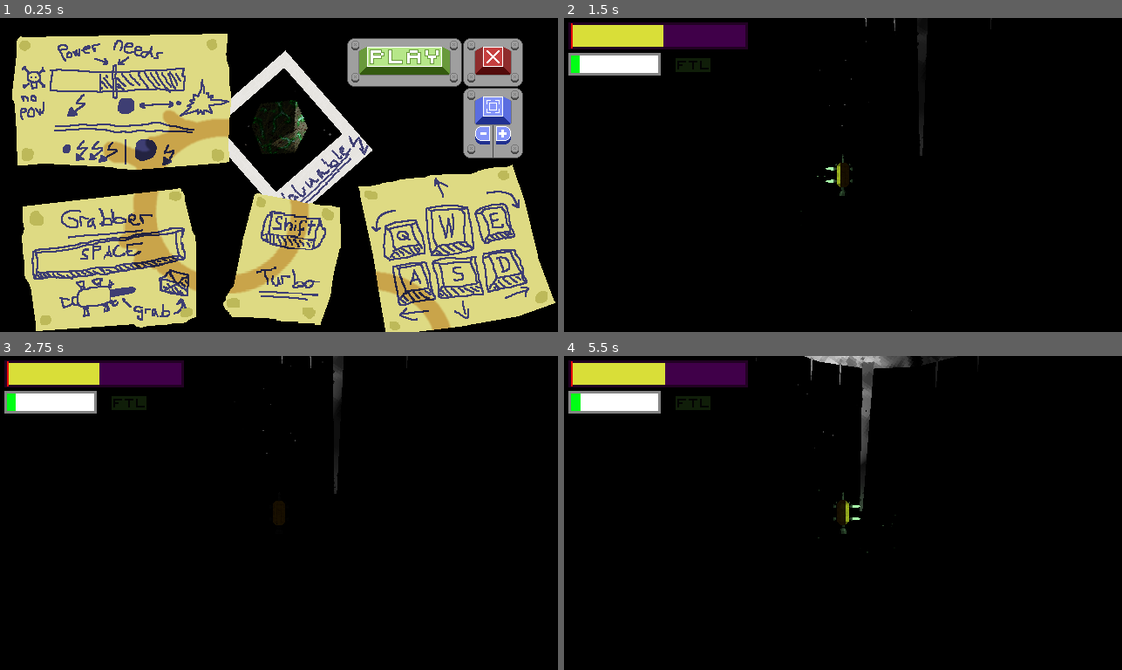
Above: before the commit, frames 1-4 (two rows, left to right).
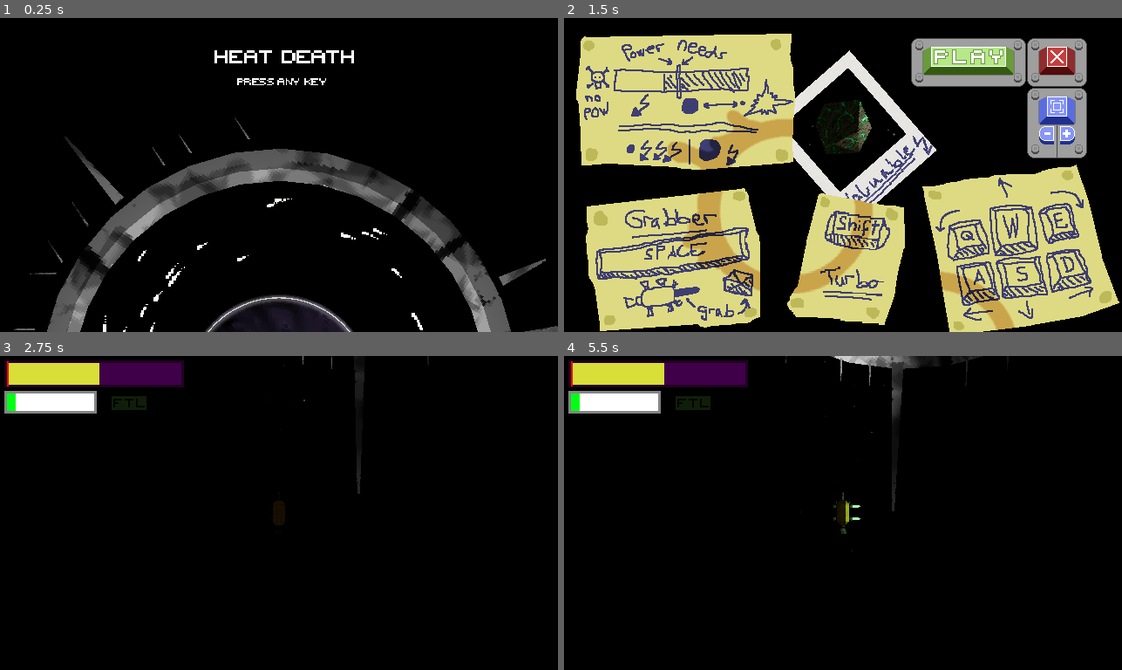
Above: after the commit, the same moments.

Repository: Fl0xy/Ludum_Dare_50
Game: Godot game, scene res://TitleScreen.tscn
Same seed, same stepped clock (60 frames per second), same inputs: the game is played once before the commit and once after it. Before the commit the project starts from res://StartMenu.tscn. Sound files missing from this copy of the repository are replaced by a short silence.
Inputs (mouse positions are in pixels of both pictures, inside the frame that each line leads up to):
- Up to frame 1 (0.25 s): no input
- Up to frame 2 (1.5 s): click (965, 61) at 0.52 s; tap Enter (ui_accept) at 1.25 s; hold Right (ui_right) from 1.28 s (still down)
- Up to frame 3 (2.75 s): tap Enter (ui_accept) at 1.52 s; release Right (ui_right) at 2 s; click (401, 399) at 2.02 s
- Up to frame 4 (5.5 s): hold Down (ui_down) 2.78-3.53 s; tap Enter (ui_accept) at 3.02, 4.52, 5.27 s; hold Right (ui_right) 3.53-4.28 s; hold Up (ui_up) 4.28-5.03 s; hold Left (ui_left) from 5.03 s (still down)

The runs differ from the first frame. In frame 1, 64% of the frame differs, in the area x 2-100%, y 5-100%; in frame 2, 62%; in frame 3, 0.6%; in frame 4, 1.6%.

Commit message:
added and assigned a new titlescreen

Diff:
--- /dev/null
+++ b/TitleScreen.gd
@@ -0,0 +1,9 @@
+extends Spatial
+
+export var followup_scene : PackedScene = load("res://StartMenu.tscn")
+
+func _input(event):
+	if event is InputEventKey:
+		var ins = followup_scene.instance()
+		get_tree().root.add_child(ins)
+		queue_free()
--- /dev/null
+++ b/TitleScreen.tscn
@@ -0,0 +1,137 @@
+[gd_scene load_steps=13 format=2]
+
+[ext_resource path="res://resource/black_hole.glb" type="PackedScene" id=1]
+[ext_resource path="res://assets/black_hole/BlackHoleParticles.tscn" type="PackedScene" id=2]
+[ext_resource path="res://resource/station.glb" type="PackedScene" id=3]
+[ext_resource path="res://assets/Title.tscn" type="PackedScene" id=4]
+[ext_resource path="res://TitleScreen.gd" type="Script" id=5]
+
+[sub_resource type="Environment" id=1]
+background_mode = 1
+background_energy = 0.0
+
+[sub_resource type="Animation" id=2]
+length = 0.001
+tracks/0/type = "value"
+tracks/0/path = NodePath("station:rotation_degrees")
+tracks/0/interp = 1
+tracks/0/loop_wrap = true
+tracks/0/imported = false
+tracks/0/enabled = true
+tracks/0/keys = {
+"times": PoolRealArray( 0 ),
+"transitions": PoolRealArray( 1 ),
+"update": 0,
+"values": [ Vector3( 0, 0, 0 ) ]
+}
+
+[sub_resource type="Animation" id=3]
+resource_name = "rotate"
+length = 200.0
+loop = true
+step = 1.0
+tracks/0/type = "value"
+tracks/0/path = NodePath("station:rotation_degrees")
+tracks/0/interp = 1
+tracks/0/loop_wrap = true
+tracks/0/imported = false
+tracks/0/enabled = true
+tracks/0/keys = {
+"times": PoolRealArray( 0, 200 ),
+"transitions": PoolRealArray( 1, 1 ),
+"update": 0,
+"values": [ Vector3( 0, 0, 0 ), Vector3( 0, -360, 0 ) ]
+}
+
+[sub_resource type="Animation" id=4]
+length = 0.001
+tracks/0/type = "value"
+tracks/0/path = NodePath("black_hole:rotation_degrees")
+tracks/0/interp = 1
+tracks/0/loop_wrap = true
+tracks/0/imported = false
+tracks/0/enabled = true
+tracks/0/keys = {
+"times": PoolRealArray( 0 ),
+"transitions": PoolRealArray( 1 ),
+"update": 0,
+"values": [ Vector3( 0, 0, 0 ) ]
+}
+
+[sub_resource type="Animation" id=5]
+resource_name = "rotation"
+length = 20.0
+loop = true
+step = 1.0
+tracks/0/type = "value"
+tracks/0/path = NodePath("black_hole:rotation_degrees")
+tracks/0/interp = 1
+tracks/0/loop_wrap = true
+tracks/0/imported = false
+tracks/0/enabled = true
+tracks/0/keys = {
+"times": PoolRealArray( 0, 20 ),
+"transitions": PoolRealArray( 1, 1 ),
+"update": 0,
+"values": [ Vector3( 0, 0, 0 ), Vector3( 0, 360, 0 ) ]
+}
+
+[sub_resource type="ViewportTexture" id=6]
+viewport_path = NodePath("Viewport")
+
+[sub_resource type="ViewportTexture" id=7]
+viewport_path = NodePath("Viewport2")
+
+[node name="TitleScreen" type="Spatial"]
+script = ExtResource( 5 )
+
+[node name="WorldEnvironment" type="WorldEnvironment" parent="."]
+environment = SubResource( 1 )
+
+[node name="Camera" type="Camera" parent="."]
+transform = Transform( 1, 0, 0, 0, -4.37114e-08, 1, 0, -1, -4.37114e-08, 0, 51.0292, 0 )
+projection = 1
+current = true
+size = 50.0
+
+[node name="station" parent="." instance=ExtResource( 3 )]
+transform = Transform( 1.00961, 0, 0, 0, 1.00961, 0, 0, 0, 1.00961, 0, 0, 34 )
+
+[node name="AnimationPlayer" type="AnimationPlayer" parent="station"]
+root_node = NodePath("../..")
+autoplay = "rotate"
+anims/RESET = SubResource( 2 )
+anims/rotate = SubResource( 3 )
+
+[node name="black_hole" parent="." instance=ExtResource( 1 )]
+transform = Transform( 15.0065, 0, 0, 0, 15.0065, 0, 0, 0, 15.0065, 0, 0, 34 )
+
+[node name="AnimationPlayer" type="AnimationPlayer" parent="black_hole"]
+root_node = NodePath("../..")
+anims/RESET = SubResource( 4 )
+anims/rotation = SubResource( 5 )
+
+[node name="Viewport" type="Viewport" parent="."]
+size = Vector2( 512, 512 )
+transparent_bg = true
+
+[node name="BlackHoleParticles" parent="Viewport" instance=ExtResource( 2 )]
+
+[node name="disk" type="Sprite3D" parent="."]
+transform = Transform( 21.0425, 0, 0, 0, -9.19798e-07, -0.42085, 0, 21.0425, -1.8396e-08, 0, 0, 34 )
+texture = SubResource( 6 )
+
+[node name="OmniLight" type="OmniLight" parent="."]
+transform = Transform( 1, 0, 0, 0, -4.37114e-08, -1, 0, 1, -4.37114e-08, 0, 23.166, 34 )
+omni_range = 100.0
+omni_attenuation = 2.0
+
+[node name="Viewport2" type="Viewport" parent="."]
+size = Vector2( 128, 128 )
+transparent_bg = true
+
+[node name="Title" parent="Viewport2" instance=ExtResource( 4 )]
+
+[node name="Title" type="Sprite3D" parent="."]
+transform = Transform( 21.46, 0, 0, 0, -9.38046e-07, -21.46, 0, 21.46, -9.38046e-07, 3, 14, -7 )
+texture = SubResource( 7 )
--- /dev/null
+++ b/assets/Title.tscn
@@ -0,0 +1,57 @@
+[gd_scene load_steps=4 format=2]
+
+[ext_resource path="res://Fonts/beef'd custom 15.tres" type="DynamicFont" id=1]
+
+[sub_resource type="Animation" id=1]
+length = 0.001
+tracks/0/type = "value"
+tracks/0/path = NodePath(".:self_modulate")
+tracks/0/interp = 1
+tracks/0/loop_wrap = true
+tracks/0/imported = false
+tracks/0/enabled = true
+tracks/0/keys = {
+"times": PoolRealArray( 0 ),
+"transitions": PoolRealArray( 1 ),
+"update": 0,
+"values": [ Color( 1, 1, 1, 1 ) ]
+}
+
+[sub_resource type="Animation" id=2]
+resource_name = "sinus"
+length = 5.0
+loop = true
+tracks/0/type = "value"
+tracks/0/path = NodePath(".:self_modulate")
+tracks/0/interp = 1
+tracks/0/loop_wrap = true
+tracks/0/imported = false
+tracks/0/enabled = true
+tracks/0/keys = {
+"times": PoolRealArray( 0, 1.5, 2.5, 3.5 ),
+"transitions": PoolRealArray( 1, 1, 1, 1 ),
+"update": 0,
+"values": [ Color( 1, 1, 1, 1 ), Color( 1, 1, 1, 1 ), Color( 1, 1, 1, 0 ), Color( 1, 1, 1, 0 ) ]
+}
+
+[node name="Title" type="Node2D"]
+
+[node name="Label" type="Label" parent="."]
+margin_right = 40.0
+margin_bottom = 14.0
+custom_fonts/font = ExtResource( 1 )
+text = "HEAT DEATH"
+
+[node name="Label2" type="Label" parent="."]
+margin_left = 18.0
+margin_top = 23.0
+margin_right = 154.0
+margin_bottom = 39.0
+rect_scale = Vector2( 0.5, 0.5 )
+custom_fonts/font = ExtResource( 1 )
+text = "press any key"
+
+[node name="AnimationPlayer" type="AnimationPlayer" parent="Label2"]
+autoplay = "sinus"
+anims/RESET = SubResource( 1 )
+anims/sinus = SubResource( 2 )
--- a/project.godot
+++ b/project.godot
@@ -21,7 +21,7 @@
 [application]
 
 config/name="LD50"
-run/main_scene="res://StartMenu.tscn"
+run/main_scene="res://TitleScreen.tscn"
 config/icon="res://icon.png"
 
 [autoload]
